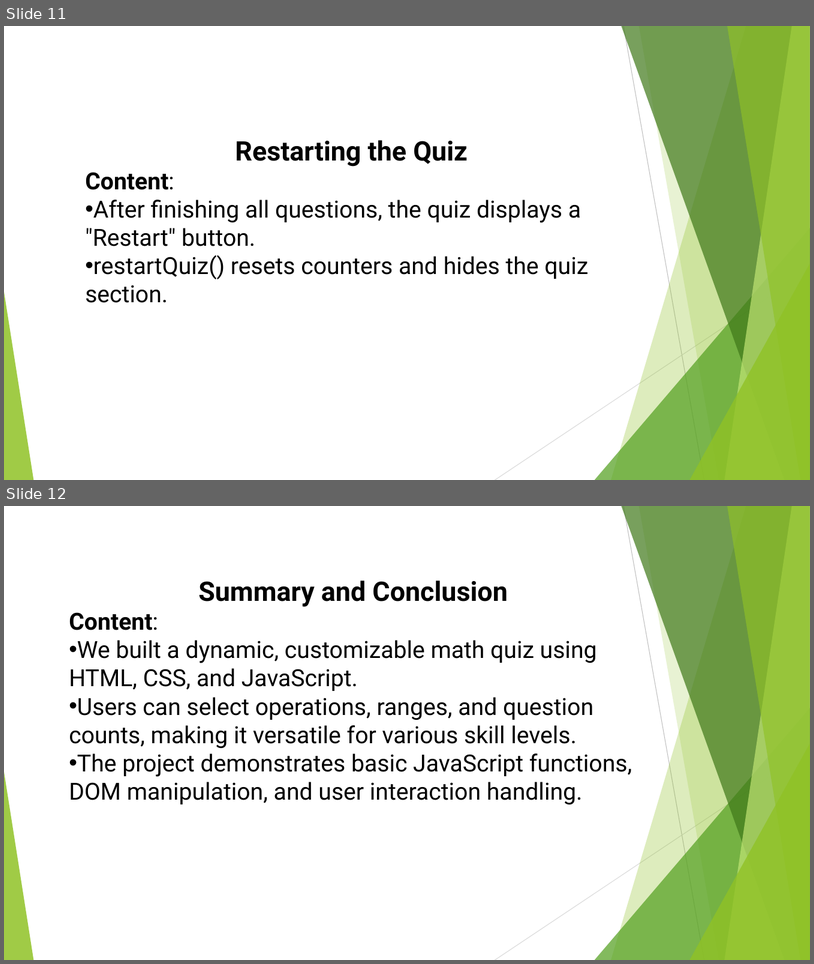
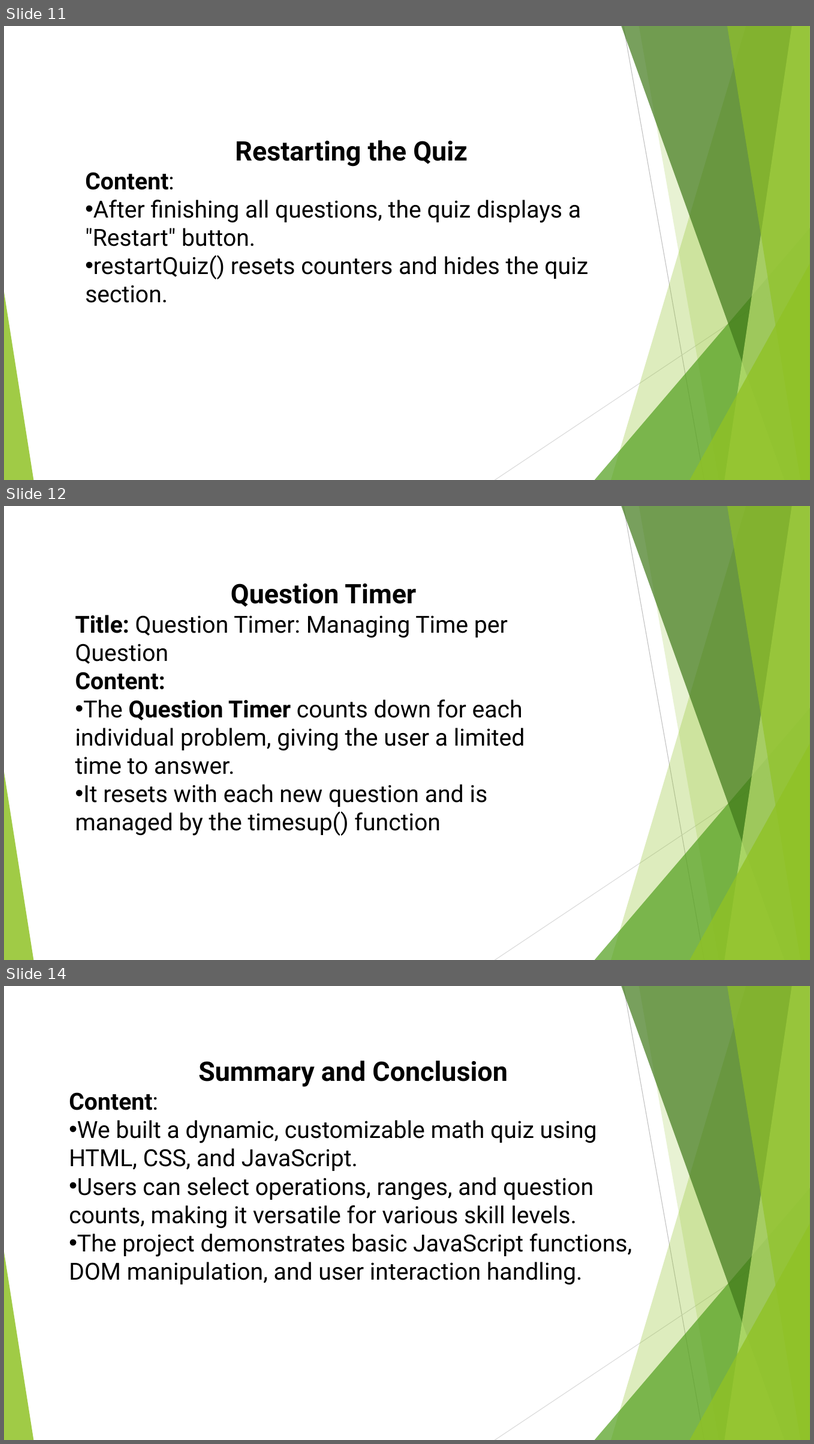
Before and after one commit to black-eye215/Front-end-Project, a slide deck: ppt78E7.pptm [Autosaved].pptm. Shown one above the other, each under a label of ours: slides 11 and 12 before the commit, slides 11, 12 and 14 after it; the slides between them are not shown. The pictures are 814x964 and 814x1444 pixels, drawn with LibreOffice and Linux fonts; fonts in the diff are those of the drawing. Boxes give left, top, right and bottom in pixels: in the first picture for what was removed or moved away, otherwise in the second. Text is boxed around its words. In the diff, an @@ line names an element or a change of style, - is before the commit and + after.

```diff
--- a/ppt78E7.pptm [Autosaved].pptm
+++ b/ppt78E7.pptm [Autosaved].pptm
@@ slide 12 added at [4, 506, 810, 960], background #FFFFFF; not listed: 10 template elements that a slide beside it also shows @@
@@ text added at [75, 583, 525, 835], 28 pt, text #000000 @@
+Question Timer
+Title: Question Timer: Managing Time per Question
+Content:
+• The Question Timer counts down for each individual problem, giving the user a limited time to answer.
+• It resets with each new question and is managed by the timesup() function
@@ what was slide 12 is now slide 14 @@
```
Also in this commit, not shown: 1 other slide added, 4 other files.
